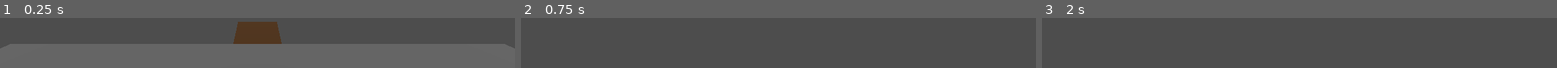
Above: before the commit, frames 1-3 (left to right).
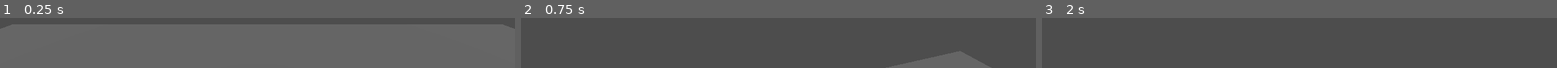
Above: after the commit, the same moments.

Repository: martin1890/DD1349-VT26-Projekt
Game: Godot game, scene res://room.tscn
Two runs of this game, one before a commit and one after it. Both use one fixed random seed, a clock stepped at 60 frames per second and the inputs below. The project has no main scene, so this scene is started directly.
Inputs (mouse positions are in pixels of both pictures, inside the frame that each line leads up to):
- Up to frame 1 (0.25 s): no input
- Up to frame 2 (0.75 s): tap Enter (ui_accept) at 0.5 s; move the mouse to (outside the picture) at 0.52 s; hold Up (ui_up) from 0.53 s (still down); hold E (interact) from 0.53 s (still down)
- Up to frame 3 (2 s): keep holding Up (ui_up); tap Enter (ui_accept) at 0.77, 1.25, 1.52 s; move the mouse to (outside the picture) at 1.27 s; release E (interact) at 1.28 s; tap G (climb) at 1.35 s; tap E (interact) at 1.55 s

The runs differ from the first frame. In frame 1, 16% of the frame differs, in the area x 0-100%, y 7-61%; in frame 2, less than 0.1%; in frame 3, nothing differs.

Commit message:
Added lever
Added a lever than can be interacted with by pressing "E" when standing in front of it. It can be expanded upon to connect with different things.

Diff:
--- /dev/null
+++ b/DD1349-VT26-Projekt-main/room-generator/Rooms/RoomComponents/lever.gd
@@ -0,0 +1,41 @@
+extends StaticBody3D # Changed from Area3D
+class_name Lever
+
+@export var target_object: Node3D
+@export var flip_duration: float = 0.3
+
+@onready var handle_pivot: Node3D = $HandlePivot
+
+var is_flipped: bool = false
+var is_animating: bool = false
+
+# Your Player's RayCast script will look for and call this exact function
+func interact() -> void:
+	if is_animating:
+		return
+
+	toggle_lever()
+
+func toggle_lever() -> void:
+	print("--- Lever Toggle Triggered ---")
+	is_flipped = !is_flipped
+	is_animating = true
+
+	# Determine target angles
+	var lever_target_rot = -90.0 if is_flipped else 0.0
+	var object_target_rot = 90.0 if is_flipped else 0.0
+
+	print("Current pivot rotation before tween: ", handle_pivot.rotation_degrees)
+
+	var tween = create_tween().set_parallel(true).set_trans(Tween.TRANS_QUAD).set_ease(Tween.EASE_OUT)
+
+	# Force test on the X axis using a Vector3 instead of a string property
+	var target_vector = Vector3(lever_target_rot, handle_pivot.rotation_degrees.y, handle_pivot.rotation_degrees.z)
+	tween.tween_property(handle_pivot, "rotation_degrees", target_vector, flip_duration)
+
+	if target_object:
+		tween.tween_property(target_object, "rotation_degrees:x", object_target_rot, flip_duration)
+
+	await tween.finished
+	print("Pivot rotation after tween finishes: ", handle_pivot.rotation_degrees)
+	is_animating = false
--- /dev/null
+++ b/DD1349-VT26-Projekt-main/room-generator/Rooms/RoomComponents/lever.tscn
@@ -0,0 +1,32 @@
+[gd_scene format=3 uid="uid://bivkx3qbrhi25"]
+
+[ext_resource type="Script" uid="uid://dg7uwb2bgu6ql" path="res://Rooms/RoomComponents/lever.gd" id="1_5bkv4"]
+
+[sub_resource type="BoxMesh" id="BoxMesh_eusp2"]
+size = Vector3(1, 0.1, 0.5)
+
+[sub_resource type="BoxShape3D" id="BoxShape3D_xlup1"]
+size = Vector3(1, 0.1, 0.5)
+
+[sub_resource type="BoxMesh" id="BoxMesh_5bkv4"]
+size = Vector3(0.1, 0.1, 0.5)
+
+[node name="Lever" type="StaticBody3D" unique_id=1799291464]
+collision_layer = 7
+collision_mask = 7
+script = ExtResource("1_5bkv4")
+
+[node name="Base" type="MeshInstance3D" parent="." unique_id=1071926021]
+transform = Transform3D(1.9106855e-15, 4.371139e-08, -0.99999994, 1, -4.371139e-08, 0, -4.371139e-08, -1, -4.3711385e-08, 0, 0, 0)
+mesh = SubResource("BoxMesh_eusp2")
+
+[node name="CollisionShape3D" type="CollisionShape3D" parent="." unique_id=1688551546]
+transform = Transform3D(1.9106855e-15, 4.371139e-08, -1, 1, -4.371139e-08, 0, -4.371139e-08, -1, -4.371139e-08, 0, 0, 0)
+shape = SubResource("BoxShape3D_xlup1")
+
+[node name="HandlePivot" type="Node3D" parent="." unique_id=2085562637]
+transform = Transform3D(-1, 8.742277e-08, 0, -8.742278e-08, -0.99999994, 0, 0, 0, 0.99999994, 0, -0.039339572, 0.034259915)
+
+[node name="StickMesh" type="MeshInstance3D" parent="HandlePivot" unique_id=1733920009]
+transform = Transform3D(1, 0, 0, 0, -0.7071067, -0.7071067, 0, 0.7071067, -0.7071067, 0, -0.049078524, -2.1452904e-09)
+mesh = SubResource("BoxMesh_5bkv4")
--- a/DD1349-VT26-Projekt-main/room-generator/Rooms/RoomComponents/rotating_bridge.gd
+++ b/DD1349-VT26-Projekt-main/room-generator/Rooms/RoomComponents/rotating_bridge.gd
@@ -12,7 +12,7 @@
 	button.pressed.connect(_change_direction)
 
 func _process(delta: float) -> void:
-	if Input.is_action_just_pressed("rotate_bridge"):
+	if Input.is_action_just_pressed("interact"):
 		should_change = true
 
 	if should_change:
--- a/DD1349-VT26-Projekt-main/room-generator/Rooms/RoomComponents/steve.tscn
+++ b/DD1349-VT26-Projekt-main/room-generator/Rooms/RoomComponents/steve.tscn
@@ -19,7 +19,7 @@
 shape = SubResource("CapsuleShape3D_8c8hf")
 
 [node name="Camera3D" type="Camera3D" parent="." unique_id=1809791554]
-transform = Transform3D(1, 0, 0, 0, 0.99917185, -0.040689856, 0, 0.040689856, 0.99917185, 0, 1.2762799, 0.061635613)
+transform = Transform3D(1, 0, 0, 0, 0.99917185, -0.040689856, 0, 0.040689856, 0.99917185, 0, 0.88937473, 0.061635613)
 script = ExtResource("2_dfshx")
 
 [node name="RayCast3D" type="RayCast3D" parent="Camera3D" unique_id=145607318]
--- a/DD1349-VT26-Projekt-main/room-generator/room.tscn
+++ b/DD1349-VT26-Projekt-main/room-generator/room.tscn
@@ -1,7 +1,6 @@
 [gd_scene format=3 uid="uid://b2pnwksup5ry1"]
 
 [ext_resource type="PackedScene" uid="uid://bpf4n1xy86spf" path="res://Rooms/RoomComponents/steve.tscn" id="1_88gup"]
-[ext_resource type="Script" uid="uid://cm71dvoixs32e" path="res://room.gd" id="1_mb7s7"]
 [ext_resource type="Script" uid="uid://blrqdogyy8xya" path="res://camera_3d.gd" id="3_4o3f6"]
 [ext_resource type="PackedScene" uid="uid://br6f8taa1kg73" path="res://Rooms/RoomComponents/trapdoor.tscn" id="3_v5vuv"]
 [ext_resource type="PackedScene" uid="uid://8clc6sphlcs1" path="res://Rooms/RoomComponents/button.tscn" id="4_v5vuv"]
@@ -11,6 +10,7 @@
 [ext_resource type="PackedScene" uid="uid://cebasscs4lhyx" path="res://Rooms/RoomComponents/arrow.tscn" id="8_mb7s7"]
 [ext_resource type="PackedScene" uid="uid://cl8nqbkqjcvvo" path="res://Rooms/RoomComponents/arrow_dispenser.tscn" id="9_xorjj"]
 [ext_resource type="PackedScene" uid="uid://bmw5fq6kvn804" path="res://Rooms/RoomComponents/pillar_with_rotating_bridge.tscn" id="11_xorjj"]
+[ext_resource type="PackedScene" uid="uid://bivkx3qbrhi25" path="res://Rooms/RoomComponents/lever.tscn" id="12_xwbdb"]
 
 [sub_resource type="BoxShape3D" id="BoxShape3D_bisa2"]
 size = Vector3(10, 1, 10)
@@ -19,7 +19,6 @@
 size = Vector3(10, 1, 10)
 
 [node name="Node3D" type="Node3D" unique_id=1869561359]
-script = ExtResource("1_mb7s7")
 
 [node name="Steve" parent="." unique_id=253008683 instance=ExtResource("1_88gup")]
 transform = Transform3D(1, 0, 0, 0, 1, 0, 0, 0, 1, 0, 0, -1.1433656)
@@ -42,32 +41,41 @@
 
 [node name="trapdoor_hinge_step_on" parent="." unique_id=1994545824 instance=ExtResource("3_v5vuv")]
 transform = Transform3D(1, 0, 0, 0, 1, 0, 0, 0, 1, 0, -0.7564249, -5.051187)
+visible = false
 is_step_activated = true
 
 [node name="trapdoor_hinge_button" parent="." unique_id=1042637895 node_paths=PackedStringArray("button") instance=ExtResource("3_v5vuv")]
 transform = Transform3D(1, 0, 0, 0, 1, 0, 0, 0, 1, 3.77113, 16.795485, 0)
+visible = false
 button = NodePath("../Button")
 
 [node name="Button" parent="." unique_id=1624754901 instance=ExtResource("4_v5vuv")]
 transform = Transform3D(1, 0, 0, 0, 1, 0, 0, 0, 1, 2.059358, 11.911932, 0)
+visible = false
 
 [node name="Climb_wall" parent="." unique_id=88695029 instance=ExtResource("5_ka7wq")]
 transform = Transform3D(1, 0, 0, 0, 1, 0, 0, 0, 1, 2.1494207, 0, 12.242304)
+visible = false
 
 [node name="Lift" parent="." unique_id=83085735 instance=ExtResource("8_42v8c")]
 transform = Transform3D(1, 0, 0, 0, 1, 0, 0, 0, 1, 8.029341, -1.9950051, 0)
+visible = false
 
 [node name="pressure_plate" parent="Lift" unique_id=1451941856 instance=ExtResource("6_x5k2b")]
 transform = Transform3D(1, 0, 0, 0, 1, 0, 0, 0, 1, -0.0004892349, 0.20184147, 0)
+visible = false
 
 [node name="Arrow_dispenser" parent="." unique_id=1357494638 instance=ExtResource("9_xorjj")]
 transform = Transform3D(-0.99996954, 0.0078014852, 3.4101375e-10, 0, -4.371139e-08, 1, 0.0078014852, 0.99996954, 4.3710056e-08, -3.5798135, 0.65257597, 0)
+visible = false
 
 [node name="pressure_plate_arrows" parent="Arrow_dispenser" unique_id=1639363926 instance=ExtResource("6_x5k2b")]
 transform = Transform3D(1, 0, 0, 0, -4.371139e-08, -1, 0, 1, -4.371139e-08, -8.916307e-08, 2.0398126, -1.1350836)
+visible = false
 
 [node name="Arrows" type="Node3D" parent="Arrow_dispenser" unique_id=657415285]
 transform = Transform3D(-4.371139e-08, 0, 1, 1, -4.371139e-08, 4.371139e-08, 4.371139e-08, 1, 1.9106855e-15, -2.7019925, 3.5798135, -5.223728)
+visible = false
 
 [node name="Arrow" parent="Arrow_dispenser/Arrows" unique_id=395305847 instance=ExtResource("8_mb7s7")]
 transform = Transform3D(-4.371139e-08, 0, 1, 0, 1, 0, -1, 0, -4.371139e-08, -3.6124327, 5.5307612, 2.39334)
@@ -98,8 +106,13 @@
 
 [node name="Arrow" parent="." unique_id=1214596210 instance=ExtResource("8_mb7s7")]
 transform = Transform3D(-4.371139e-08, 0, -1, 0, 1, 0, 1, 0, -4.371139e-08, -3.3291774, 0.80952036, 0.5373604)
+visible = false
 
 [node name="pillar_base" parent="." unique_id=1871255208 instance=ExtResource("11_xorjj")]
 transform = Transform3D(1, 0, 0, 0, 1, 0, 0, 0, 1, 37.846283, 0, 0)
+visible = false
+
+[node name="Lever" parent="." unique_id=2055375091 instance=ExtResource("12_xwbdb")]
+transform = Transform3D(0.9926519, 0.113339625, -0.04238253, 0.10684687, -0.9853878, -0.13264203, -0.056796826, 0.12713891, -0.990257, 0, 0.52699673, 1.9988562)
 
 [connection signal="plate_activated" from="Lift/pressure_plate" to="Lift" method="_on_pressure_plate_activated"]
Not shown, added: DD1349-VT26-Projekt-main/room-generator/Rooms/RoomComponents/lever.gd.uid
